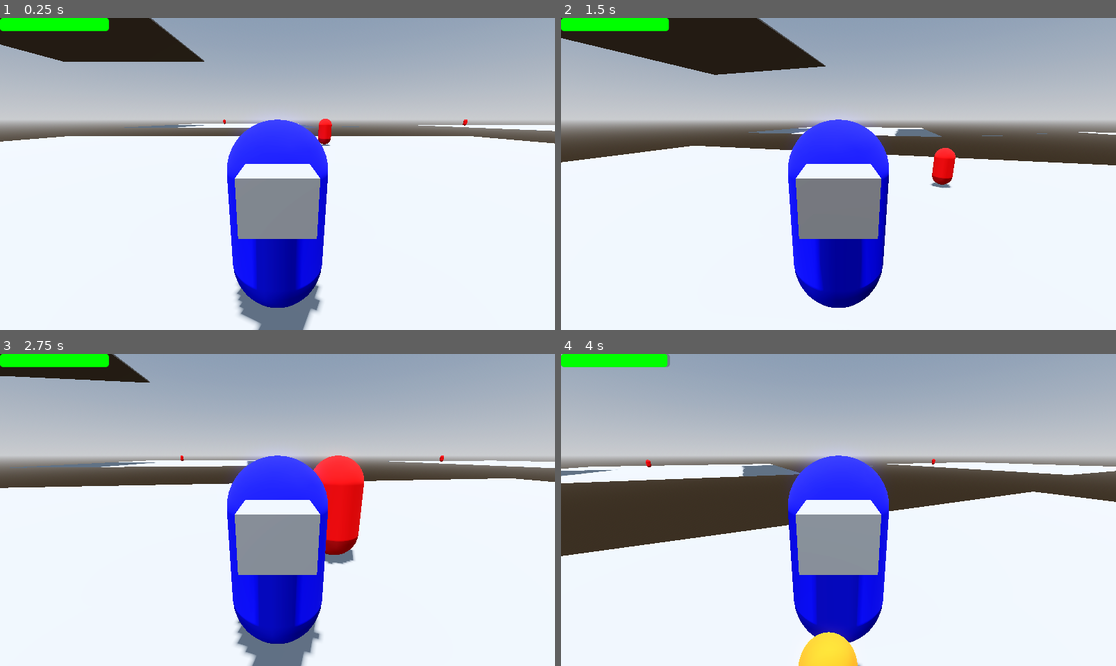
Above: before the commit, frames 1-4 (two rows, left to right).
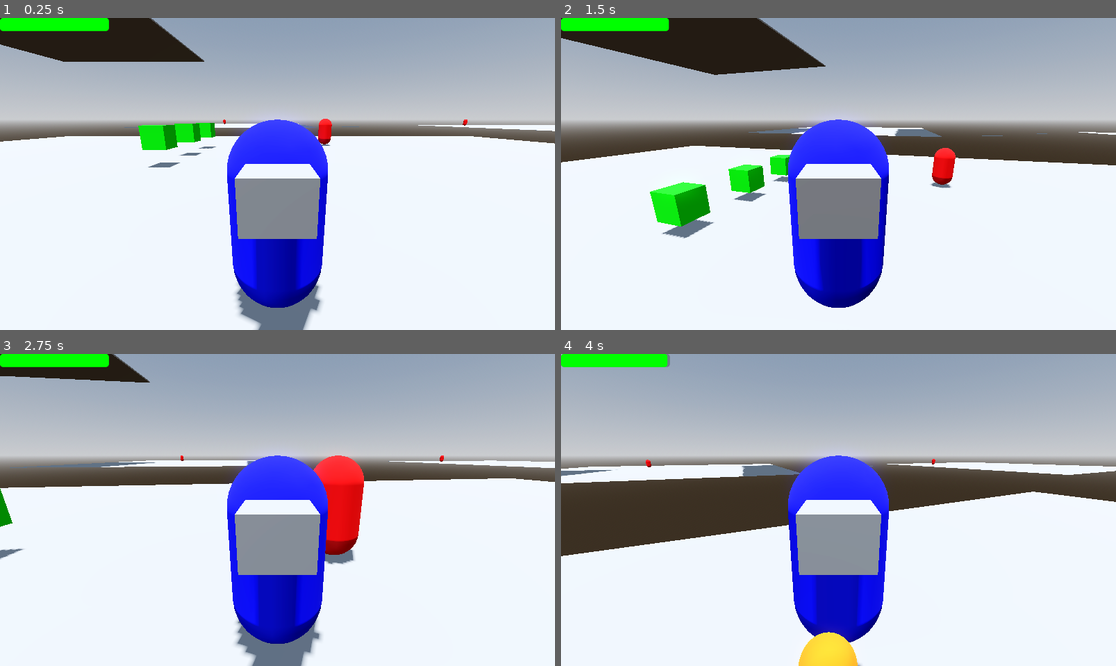
Above: after the commit, the same moments.

Repository: HM22-code/projet-MCG
Game: Godot game, scene res://scenes/test_stage_3.tscn
Two runs of this game, one before a commit and one after it. Both use one fixed random seed, a clock stepped at 60 frames per second and the inputs below. This scene is started directly instead of the project's main scene.
Inputs (mouse positions are in pixels of both pictures, inside the frame that each line leads up to):
- Up to frame 1 (0.25 s): no input
- Up to frame 2 (1.5 s): move the mouse to (866, 174) at 0.52 s; hold W (haut) from 0.53 s (still down); tap Space (saut) at 0.77 s; move the mouse to (810, 174) at 1.27 s
- Up to frame 3 (2.75 s): keep holding W (haut); tap Space (saut) at 1.52 s; move the mouse to (288, 503) at 2.02 s
- Up to frame 4 (4 s): keep holding W (haut); move the mouse to (832, 516) at 2.77 s; tap Space (saut) at 3.02, 3.77 s; move the mouse to (877, 513) at 3.52 s

The runs differ from the first frame. In frame 1, 1.0% of the frame differs, in the area x 24-39%, y 33-48%; in frame 2, 2.2%, in the area x 16-42%, y 43-71%; in frame 3, 0.2%; in frame 4, nothing differs.

Commit message:
Ajout entité nourriture collectable

Diff:
--- /dev/null
+++ b/entities/food/food.gd
@@ -0,0 +1,20 @@
+extends AnimatableBody3D
+
+const AMPLITUDE = 0.2
+const FREQUENCE = 8
+
+var base_y: float
+var time_elapsed: float = 0.0
+
+# Called when the node enters the scene tree for the first time.
+func _ready() -> void:
+	base_y = position.y
+
+# Called every frame. 'delta' is the elapsed time since the previous frame.
+func _process(delta: float) -> void:
+	time_elapsed += delta
+	position.y = base_y + AMPLITUDE * sin(FREQUENCE * time_elapsed)
+
+func _on_area_3d_body_entered(body: Node3D) -> void:
+	if body.is_in_group("player"):
+		self.queue_free()
--- /dev/null
+++ b/entities/food/food.tscn
@@ -0,0 +1,31 @@
+[gd_scene load_steps=6 format=3 uid="uid://dgsvh3gdhngt2"]
+
+[ext_resource type="Script" uid="uid://m3l26n8x36w0" path="res://entities/food/food.gd" id="1_bw6vg"]
+
+[sub_resource type="StandardMaterial3D" id="StandardMaterial3D_fwdp2"]
+albedo_color = Color(0, 1, 0, 1)
+
+[sub_resource type="BoxMesh" id="BoxMesh_k3rjr"]
+material = SubResource("StandardMaterial3D_fwdp2")
+
+[sub_resource type="BoxShape3D" id="BoxShape3D_bw6vg"]
+
+[sub_resource type="BoxShape3D" id="BoxShape3D_60ap3"]
+size = Vector3(1.5, 1.5, 1.5)
+
+[node name="food" type="AnimatableBody3D"]
+script = ExtResource("1_bw6vg")
+
+[node name="MeshInstance3D" type="MeshInstance3D" parent="."]
+mesh = SubResource("BoxMesh_k3rjr")
+
+[node name="CollisionShape3D" type="CollisionShape3D" parent="."]
+shape = SubResource("BoxShape3D_bw6vg")
+disabled = true
+
+[node name="Area3D" type="Area3D" parent="."]
+
+[node name="CollisionShape3D2" type="CollisionShape3D" parent="Area3D"]
+shape = SubResource("BoxShape3D_60ap3")
+
+[connection signal="body_entered" from="Area3D" to="." method="_on_area_3d_body_entered"]
--- a/scenes/test_stage_3.tscn
+++ b/scenes/test_stage_3.tscn
@@ -1,7 +1,8 @@
-[gd_scene load_steps=9 format=3 uid="uid://bmxwp8wg55vwf"]
+[gd_scene load_steps=10 format=3 uid="uid://bmxwp8wg55vwf"]
 
 [ext_resource type="MeshLibrary" uid="uid://nvoelvh0tl4s" path="res://mesh_library/mesh_library_stage_3.tres" id="1_x74nj"]
 [ext_resource type="PackedScene" uid="uid://bayi1q2r2ond4" path="res://entities/zombie/zombie.tscn" id="2_g865m"]
+[ext_resource type="PackedScene" uid="uid://dgsvh3gdhngt2" path="res://entities/food/food.tscn" id="3_g865m"]
 [ext_resource type="PackedScene" uid="uid://4pwi03f2rj7y" path="res://entities/player_jetpack/player_jetpack.tscn" id="3_sh02n"]
 [ext_resource type="PackedScene" uid="uid://bsfcuyov1kqm7" path="res://menus/pause_menu/pause_menu.tscn" id="4_cxkfx"]
 
@@ -54,6 +55,15 @@
 [node name="Zombie4" parent="NavigationRegion3D" instance=ExtResource("2_g865m")]
 transform = Transform3D(1, 0, 0, 0, 1, 0, 0, 0, 1, -51.801426, 23.378386, -52.402992)
 
+[node name="food" parent="NavigationRegion3D" instance=ExtResource("3_g865m")]
+transform = Transform3D(1, 0, 0, 0, 1, 0, 0, 0, 1, -5.169, 1.067, -7)
+
+[node name="food2" parent="NavigationRegion3D" instance=ExtResource("3_g865m")]
+transform = Transform3D(1, 0, 0, 0, 1, 0, 0, 0, 1, -5.169, 1.067, -10)
+
+[node name="food3" parent="NavigationRegion3D" instance=ExtResource("3_g865m")]
+transform = Transform3D(1, 0, 0, 0, 1, 0, 0, 0, 1, -5.169, 1.067, -13)
+
 [node name="Player" parent="." instance=ExtResource("3_sh02n")]
 transform = Transform3D(1, 0, 0, 0, 1, 0, 0, 0, 1, 0, 1.0300417, 0)
 
Not shown, added: entities/food/food.gd.uid
